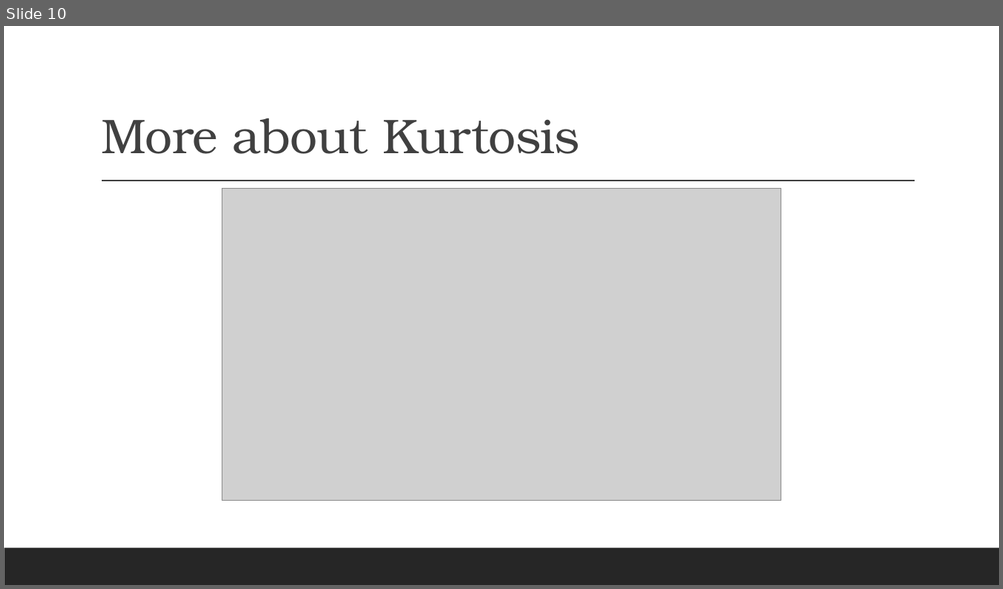
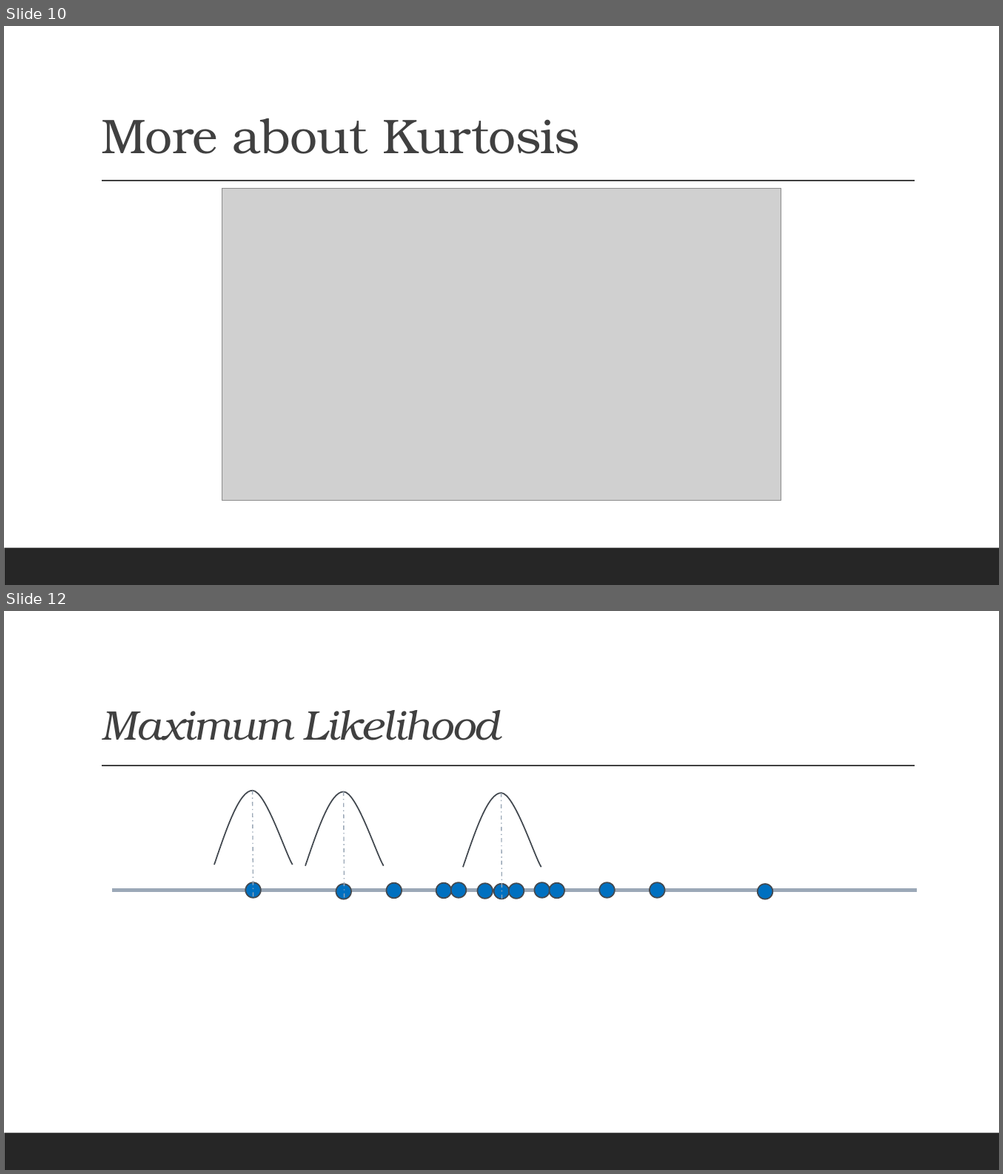
Before and after one commit to sanjeev-kallepalli/training, a slide deck: statistics/Statistics.pptx. Shown one above the other, each under a label of ours: slide 10 before the commit, slides 10 and 12 after it; the slides between them are not shown. The pictures are 1003x589 and 1003x1174 pixels, drawn with LibreOffice and Linux fonts; fonts in the diff are those of the drawing; grey boxes stand for pictures. Boxes give left, top, right and bottom in pixels: in the first picture for what was removed or moved away, otherwise in the second. Text is boxed around its words. In the diff, an @@ line names an element or a change of style, - is before the commit and + after.

```diff
--- a/statistics/Statistics.pptx
+++ b/statistics/Statistics.pptx
@@ slide 12 added at [4,611,999,1170], background #FFFFFF; not listed: 2 template elements that a slide beside it also shows @@
@@ title added at [101,710,501,741], 40 pt, text #404040, italic @@
+Maximum Likelihood
@@ freeform shape added at [214,791,293,865], outline #444A50 1.25 pt @@
@@ line added from (253, 791) to (253, 898), #9BA8B7 1 pt dashed @@
@@ freeform shape added at [305,792,384,866], outline #444A50 1.25 pt @@
@@ line added from (344, 792) to (344, 899), #9BA8B7 1 pt dashed @@
@@ freeform shape added at [463,793,541,867], outline #444A50 1.25 pt @@
@@ line added from (501, 793) to (502, 900), #9BA8B7 1 pt dashed @@
@@ line added from (112, 890) to (917, 890), #9BA8B7 3.25 pt @@
@@ ellipse added at [246,883,261,897], fill #0070C0, outline #444A50 1.25 pt @@
@@ ellipse added at [336,884,351,899], fill #0070C0, outline #444A50 1.25 pt @@
@@ ellipse added at [386,883,401,898], fill #0070C0, outline #444A50 1.25 pt @@
@@ ellipse added at [436,883,451,898], fill #0070C0, outline #444A50 1.25 pt @@
@@ ellipse added at [451,883,466,897], fill #0070C0, outline #444A50 1.25 pt @@
@@ ellipse added at [477,883,492,898], fill #0070C0, outline #444A50 1.25 pt @@
@@ ellipse added at [493,884,509,899], fill #0070C0, outline #444A50 1.25 pt @@
@@ ellipse added at [509,883,523,898], fill #0070C0, outline #444A50 1.25 pt @@
@@ ellipse added at [535,883,549,897], fill #0070C0, outline #444A50 1.25 pt @@
@@ ellipse added at [549,883,564,898], fill #0070C0, outline #444A50 1.25 pt @@
@@ ellipse added at [600,883,614,897], fill #0070C0, outline #444A50 1.25 pt @@
@@ ellipse added at [649,883,664,897], fill #0070C0, outline #444A50 1.25 pt @@
@@ ellipse added at [757,884,772,899], fill #0070C0, outline #444A50 1.25 pt @@
```
Also in this commit, not shown: 6 other slides added, 2 other files.
